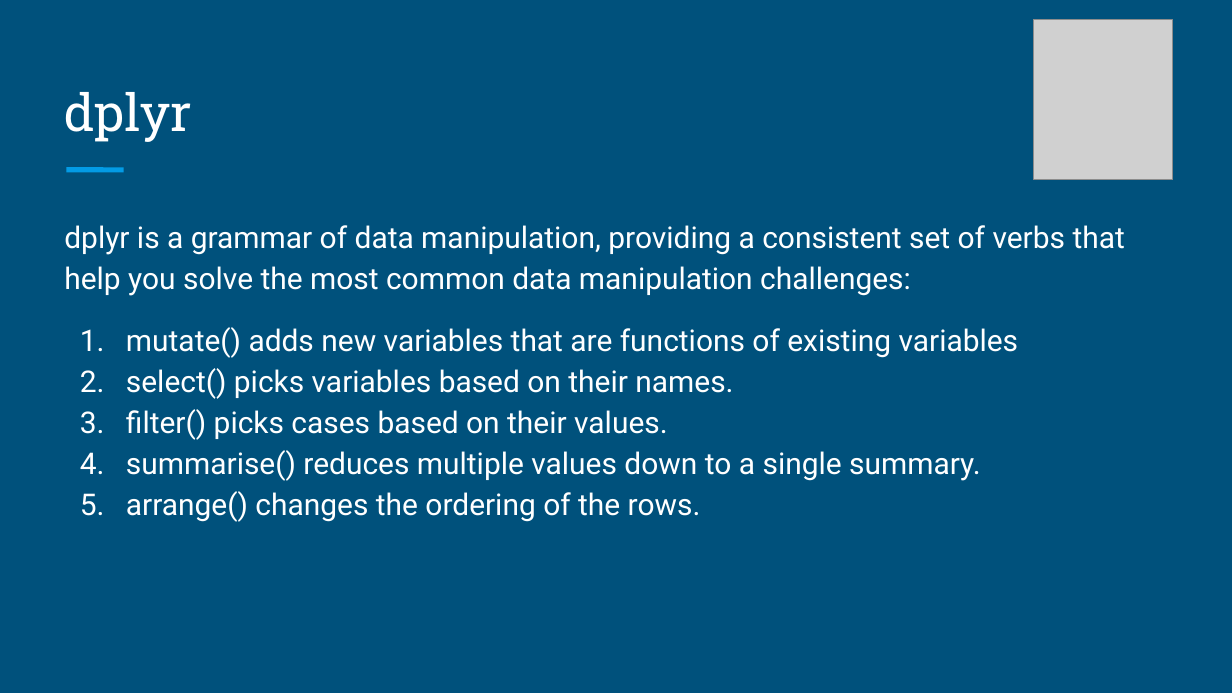
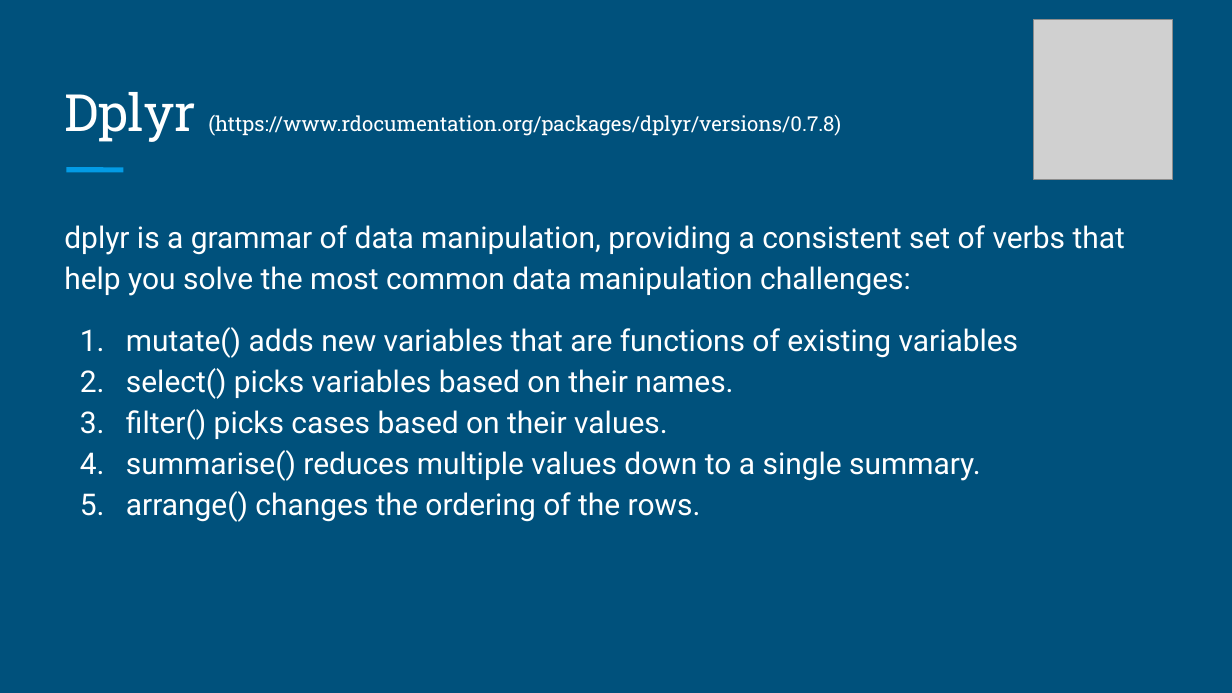
Before and after one commit to brandonyph/APB-Workshop-DataAnalyticsEssentials, a slide deck: slide 9 of Week4-Data-Import-and-Transformation/Week 4-Data Transformation.pptx (slide 5 before the commit). Drawn at 1232x693 pixels with LibreOffice and Linux fonts; fonts in the diff are those of the drawing; grey boxes stand for pictures. Boxes give left, top, right and bottom in pixels: in the first picture for what was removed or moved away, otherwise in the second. Text is boxed around its words. In the diff, an @@ line names an element or a change of style, - is before the commit and + after.

```diff
--- a/Week4-Data-Import-and-Transformation/Week 4-Data Transformation.pptx
+++ b/Week4-Data-Import-and-Transformation/Week 4-Data Transformation.pptx
@@ text at [64, 92, 841, 142]: text changed; size 30 to 12 pt @@
-dplyr
+Dplyr (https://www.rdocumentation.org/packages/dplyr/versions/0.7.8)
```
Also in this commit, not shown: 5 other slides changed, 5 slides added, 1 slide removed.
